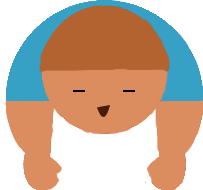
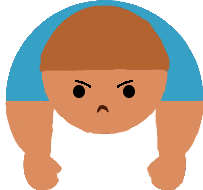
Before/after of a 203x190 layered artwork. What changed in the layer stack:
hid "surprise", painted on it over [97, 105, 110, 117]
added group "angry eyebrows" with 2 layers above "worried eyebrows" over [75, 80, 133, 88]
added layer "eyebrow angry left" in group "angry eyebrows" over [75, 80, 91, 88]
added layer "eyebrow angry right" in group "angry eyebrows" over [117, 80, 133, 88]
added layer "small frown" above "blink" over [97, 105, 109, 113]
hid group "blink" (2 layers) over [73, 83, 135, 98]
